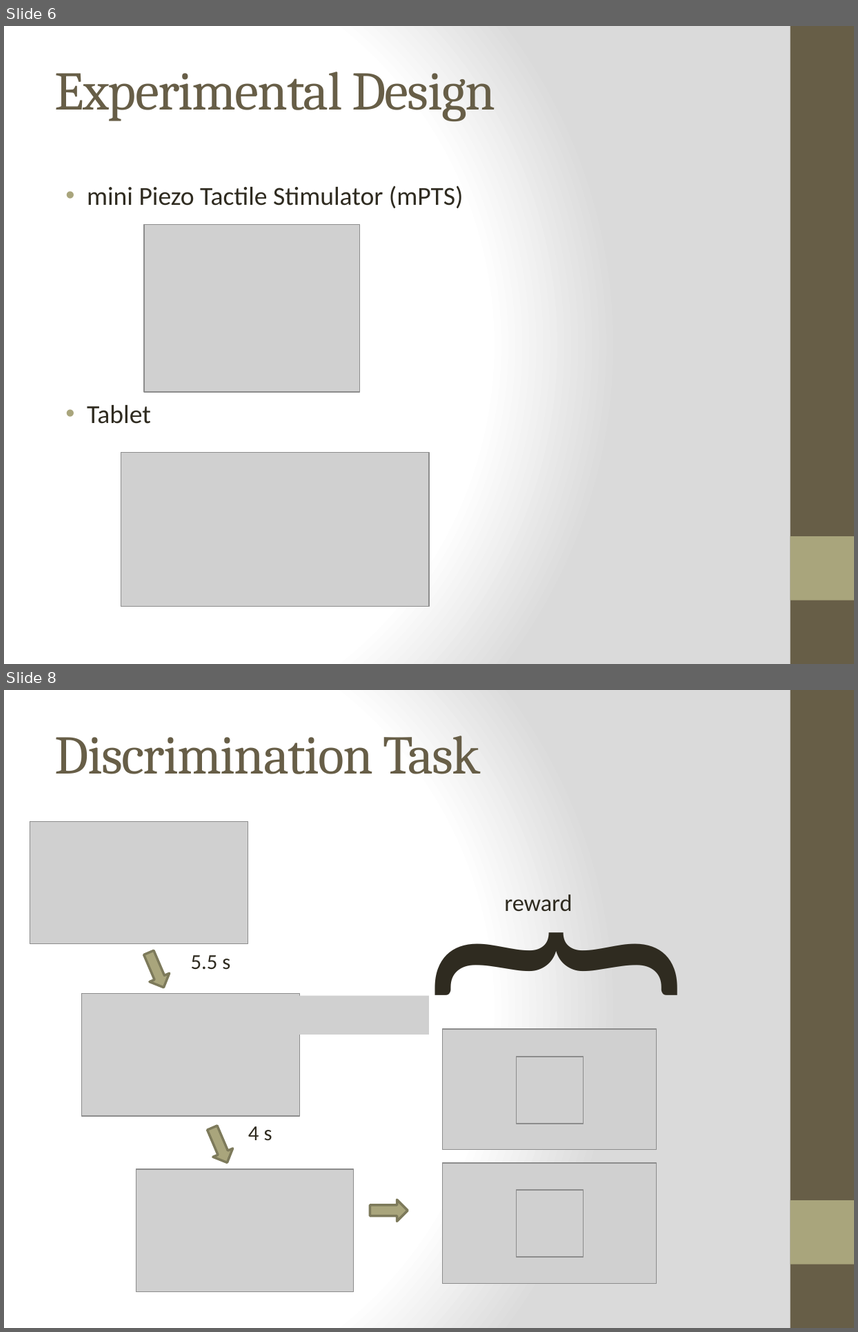
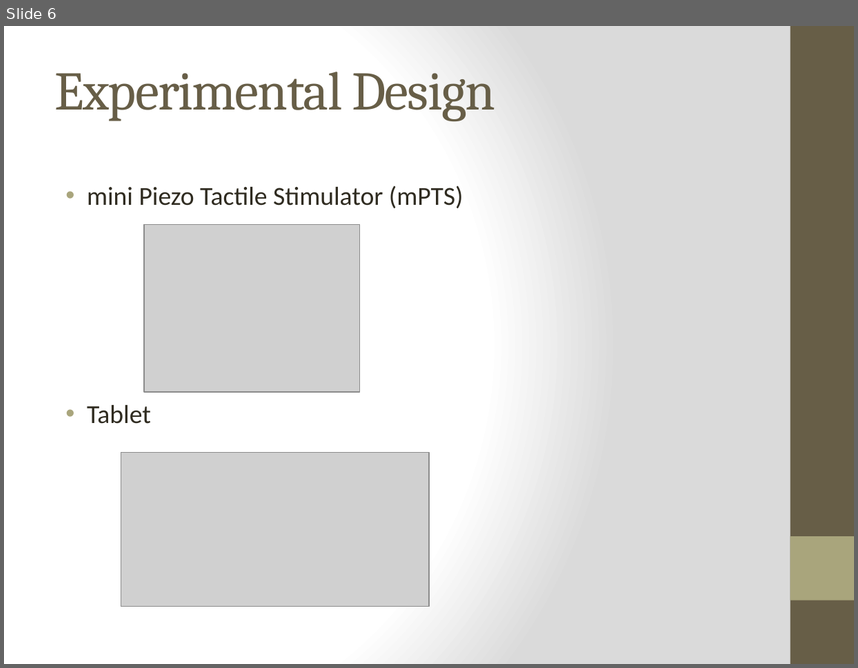
Before and after one commit to psb629/labs, a slide deck: TM/Lab meeting with UNIST.pptx. Shown one above the other, each under a label of ours: slides 6 and 8 before the commit, slide 6 after it; the slides between them are not shown. The pictures are 858x1332 and 858x668 pixels, drawn with LibreOffice and Linux fonts; fonts in the diff are those of the drawing; grey boxes stand for pictures. Boxes give left, top, right and bottom in pixels: in the first picture for what was removed or moved away, otherwise in the second. Text is boxed around its words. In the diff, an @@ line names an element or a change of style, - is before the commit and + after.

```diff
--- a/TM/Lab meeting with UNIST.pptx
+++ b/TM/Lab meeting with UNIST.pptx
@@ slide 8 removed at bbox=[4, 690, 854, 1328], background gradient #FFFFFF to #DADADA; not listed: 2 template elements that a slide beside it also shows @@
@@ title removed at bbox=[55, 736, 481, 774] @@
-Discrimination Task
@@ picture removed at bbox=[30, 822, 248, 944] @@
@@ text removed at bbox=[504, 894, 572, 911] @@
-reward
@@ text removed at bbox=[353, 902, 704, 1019] @@
-}
@@ right arrow removed at bbox=[139, 948, 174, 992] @@
@@ text removed at bbox=[191, 955, 230, 969] @@
-5.5 s
@@ picture removed at bbox=[82, 994, 300, 1116] @@
@@ picture removed at bbox=[300, 995, 429, 1034] @@
@@ picture removed at bbox=[443, 1029, 657, 1150] @@
@@ picture removed at bbox=[517, 1056, 584, 1123] @@
@@ right arrow removed at bbox=[202, 1123, 237, 1166] @@
@@ text removed at bbox=[248, 1126, 272, 1141] @@
-4 s
@@ picture removed at bbox=[443, 1163, 657, 1283] @@
@@ picture removed at bbox=[136, 1169, 353, 1291] @@
@@ right arrow removed at bbox=[370, 1199, 408, 1221] @@
@@ picture removed at bbox=[517, 1190, 584, 1257] @@
```
Also in this commit, not shown: 3 slides changed, 2 slides added.
